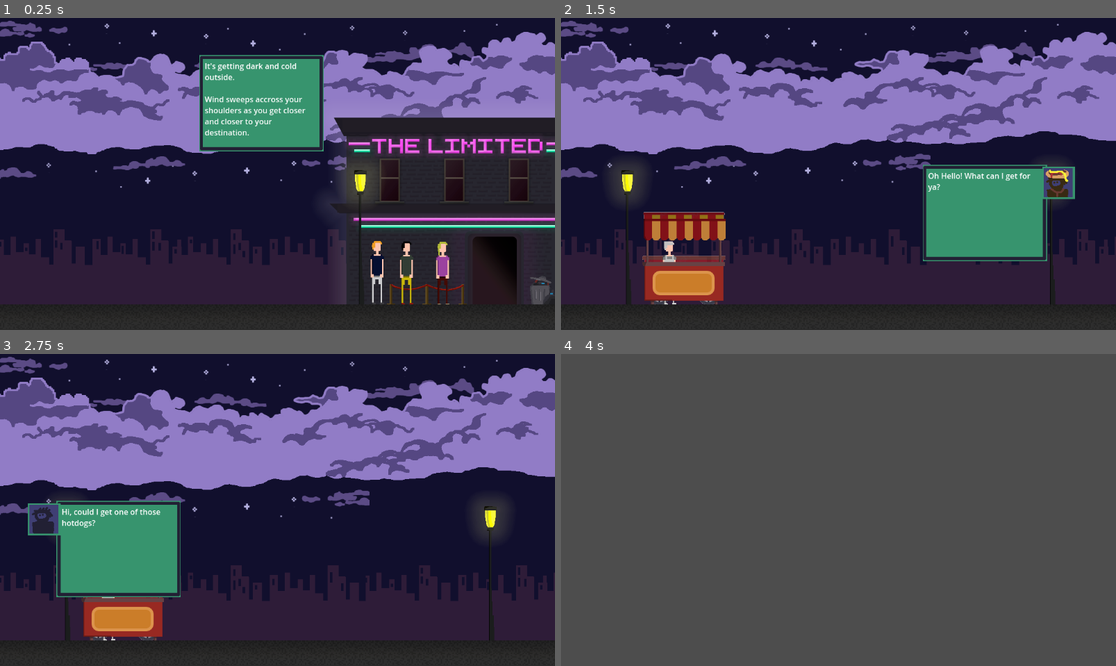
Above: before the commit, frames 1-4 (two rows, left to right).
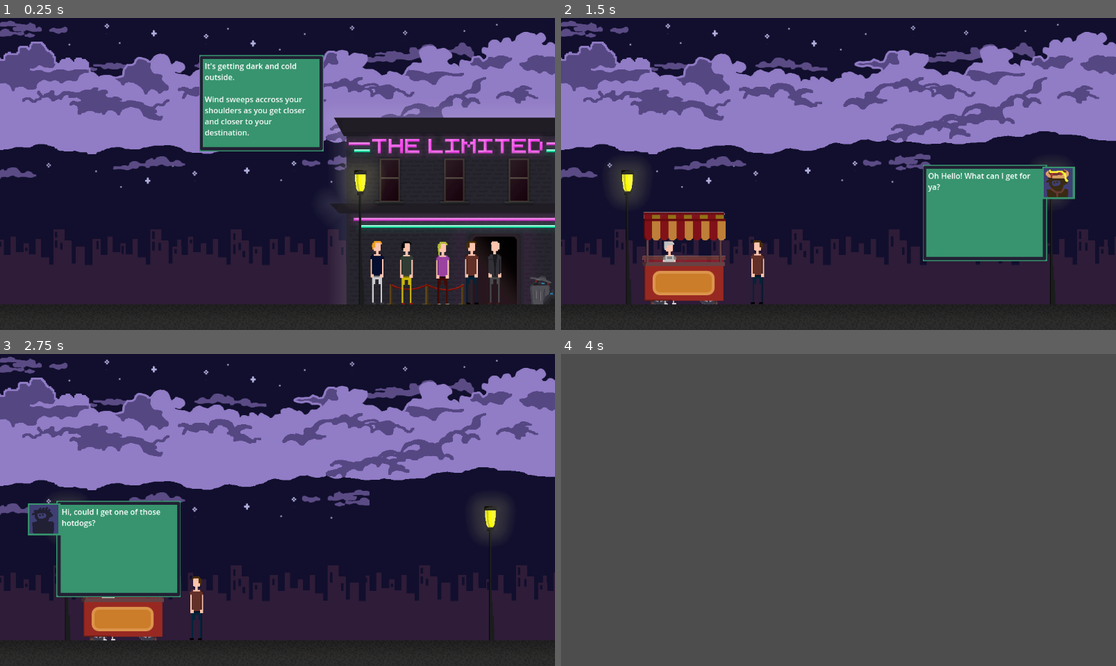
Above: after the commit, the same moments.

Repository: LudumSJB/The-Limited
Game: Godot game, scene res://scenes/root.tscn
The game is run twice, just before and just after one commit, with the same random seed, the same clock (stepped at 60 frames per second) and the same inputs.
Inputs:
- Up to frame 1 (0.25 s): no input
- Up to frame 2 (1.5 s): tap Enter at 0.5 s; tap Space (action_button) at 0.6, 1.25 s; tap N (next_level) at 1.35 s
- Up to frame 3 (2.75 s): tap Enter at 2 s; tap Space (action_button) at 2.1 s
- Up to frame 4 (4 s): tap Space (action_button) at 2.75, 3.6 s; tap N (next_level) at 2.85 s; tap Enter at 3.5 s

The runs differ from the first frame. In frame 1, 0.5% of the frame differs, in the area x 83-91%, y 71-92%; in frame 2, 0.3%; in frame 3, 0.3%; in frame 4, nothing differs.
Error in both runs: Invalid access of index '2' on a base object of type: 'Array'. (res://Scripts/root.gd:40)

Commit message:
add hero and securityman to scenes

Diff:
--- a/scenes/level1.tscn
+++ b/scenes/level1.tscn
@@ -1,9 +1,11 @@
-[gd_scene load_steps=5 format=3 uid="uid://b02ncl0w3nne2"]
+[gd_scene load_steps=7 format=3 uid="uid://b02ncl0w3nne2"]
 
 [ext_resource type="PackedScene" uid="uid://bd36h1vyy37d5" path="res://scenes/dialog_system.tscn" id="1_4suex"]
 [ext_resource type="Texture2D" uid="uid://c7anqd02ws3om" path="res://assets/images/background1.png" id="1_qgewf"]
 [ext_resource type="Texture2D" uid="uid://y8nlnxed1dhu" path="res://assets/images/face_01.png" id="4_ubvlv"]
+[ext_resource type="Texture2D" uid="uid://c24hdx5ndn7yc" path="res://assets/images/security.png" id="5_cfdwv"]
 [ext_resource type="Texture2D" uid="uid://dvlrkobcb7b65" path="res://assets/images/face_02.png" id="5_na01r"]
+[ext_resource type="Texture2D" uid="uid://p6utjqrntdkq" path="res://assets/images/hero.png" id="6_w8gec"]
 
 [node name="level1" type="Node2D"]
 
@@ -14,3 +16,12 @@
 [node name="dialogSystem" parent="." instance=ExtResource("1_4suex")]
 dialogsPath = "res://dialogs/act1.json"
 faces = Array[Texture]([ExtResource("4_ubvlv"), ExtResource("5_na01r")])
+
+[node name="security" type="Sprite2D" parent="."]
+position = Vector2(1027, 529)
+texture = ExtResource("5_cfdwv")
+flip_h = true
+
+[node name="Sprite2D" type="Sprite2D" parent="."]
+position = Vector2(979, 529)
+texture = ExtResource("6_w8gec")
--- a/scenes/level2.tscn
+++ b/scenes/level2.tscn
@@ -1,9 +1,10 @@
-[gd_scene load_steps=5 format=3 uid="uid://ctlw8404m37lt"]
+[gd_scene load_steps=6 format=3 uid="uid://ctlw8404m37lt"]
 
 [ext_resource type="Texture2D" uid="uid://b8holljqla57r" path="res://assets/images/background_hotdog.png" id="1_66f5f"]
 [ext_resource type="PackedScene" uid="uid://bd36h1vyy37d5" path="res://scenes/dialog_system.tscn" id="2_6ig56"]
 [ext_resource type="Texture2D" uid="uid://y8nlnxed1dhu" path="res://assets/images/face_01.png" id="3_5dw1c"]
 [ext_resource type="Texture2D" uid="uid://bxroqdmin4ebs" path="res://assets/images/face_03.png" id="4_qe2ku"]
+[ext_resource type="Texture2D" uid="uid://p6utjqrntdkq" path="res://assets/images/hero.png" id="5_rjxae"]
 
 [node name="level2" type="Node2D"]
 
@@ -14,3 +15,8 @@
 [node name="dialogSystem" parent="." instance=ExtResource("2_6ig56")]
 dialogsPath = "res://dialogs/act2.json"
 faces = Array[Texture]([ExtResource("3_5dw1c"), ExtResource("4_qe2ku")])
+
+[node name="Sprite2D2" type="Sprite2D" parent="."]
+position = Vector2(408, 528)
+texture = ExtResource("5_rjxae")
+flip_h = true
